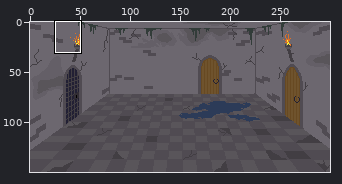
Two versions of one pixel-art file, Assets/Sprites/underground/underground.aseprite. The picture above shows the old version from afar; the outline marks the close-up.
Close-up. Before:
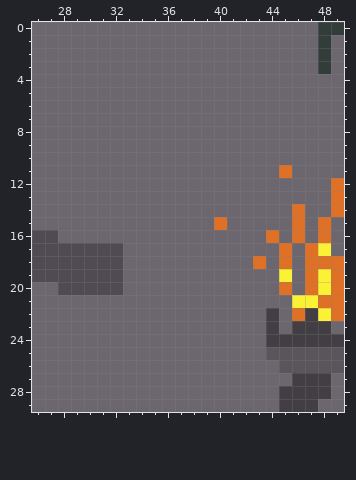
300x150 pixels, 1 frame. Colours within 5 levels of each other are drawn and written as one. Shown: x 26..49, y 0..29. The commit also changed other parts of the picture, which this record leaves out.
After:
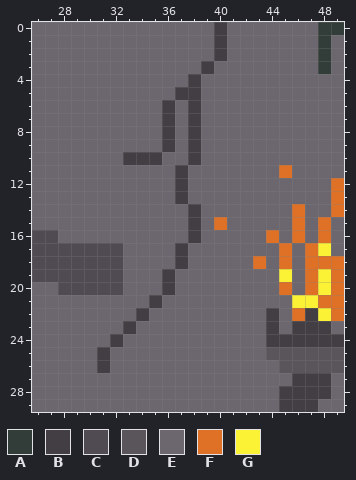
Palette (. is transparent): A #323c39  B #423e43  C #504b52  D #59555a  E #6c676f  F #df7126  G #fbf236
Change:
layer "Layer 11 Copy" added
Layer "Layer 11 Copy":
y 0..2: x 40 E -> B
y 3: x 39 E -> B
y 4: x 38 E -> B
y 5: x 37..38 EE -> BB
y 6..9: x 36 E -> B; x 38 E -> B
y 10: x 33..35 EEE -> BBB; x 38 E -> B
y 11..13: x 37 E -> B
y 14..16: x 38 E -> B
y 17..18: x 37 E -> B
y 19..20: x 36 E -> B
y 21: x 35 E -> B
y 22: x 34 E -> B
y 23: x 33 E -> B
y 24: x 32 E -> B
y 25..26: x 31 E -> B
Changed places in both close-ups, as pixel boxes (x1, y1, x2, y2):
changed: (97, 22, 227, 373)
